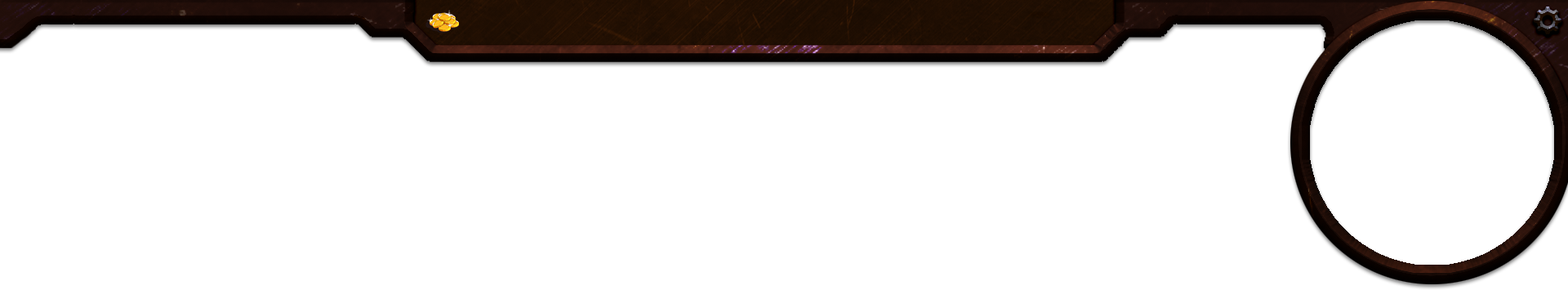
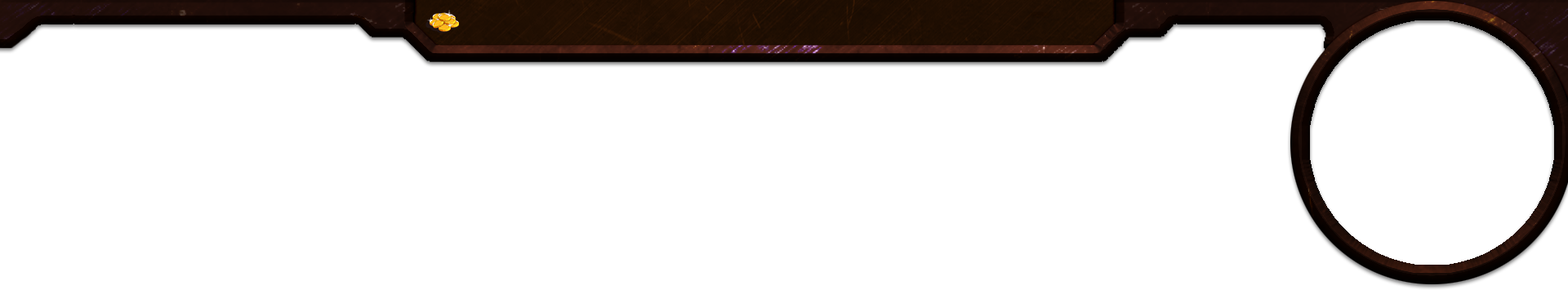
Comparing the layer stacks of the two 1568×290 images. Changes:
renamed "Layer 1" to "Layer 2", painted on it over [1530,5,1565,41]
